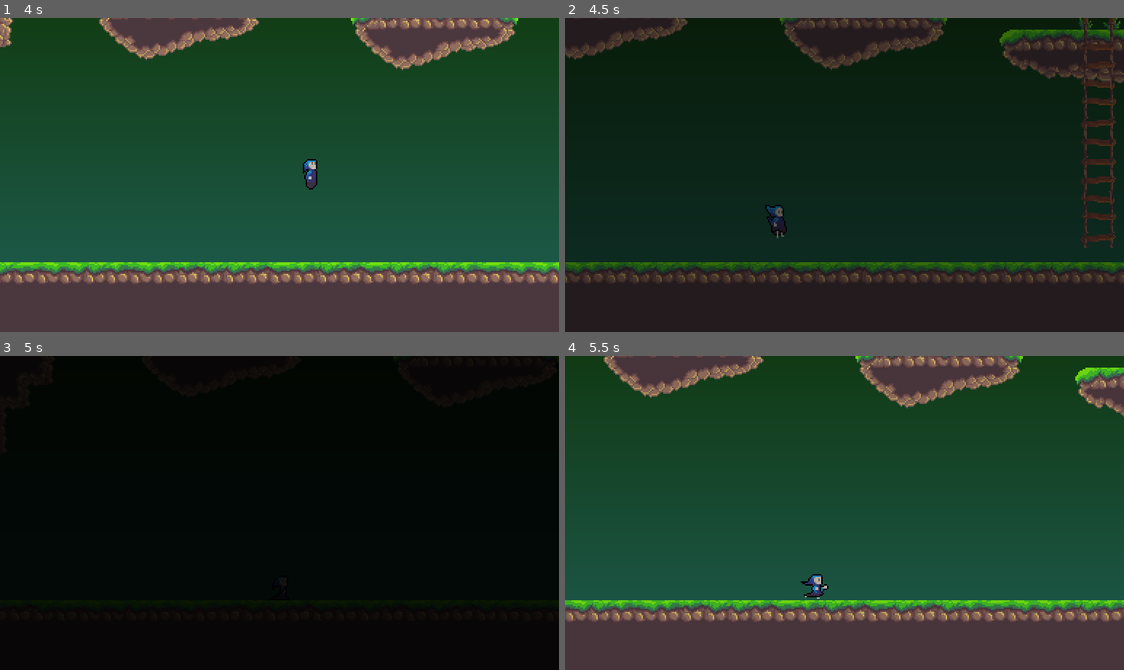
Above: before the commit, frames 1-4 (two rows, left to right).
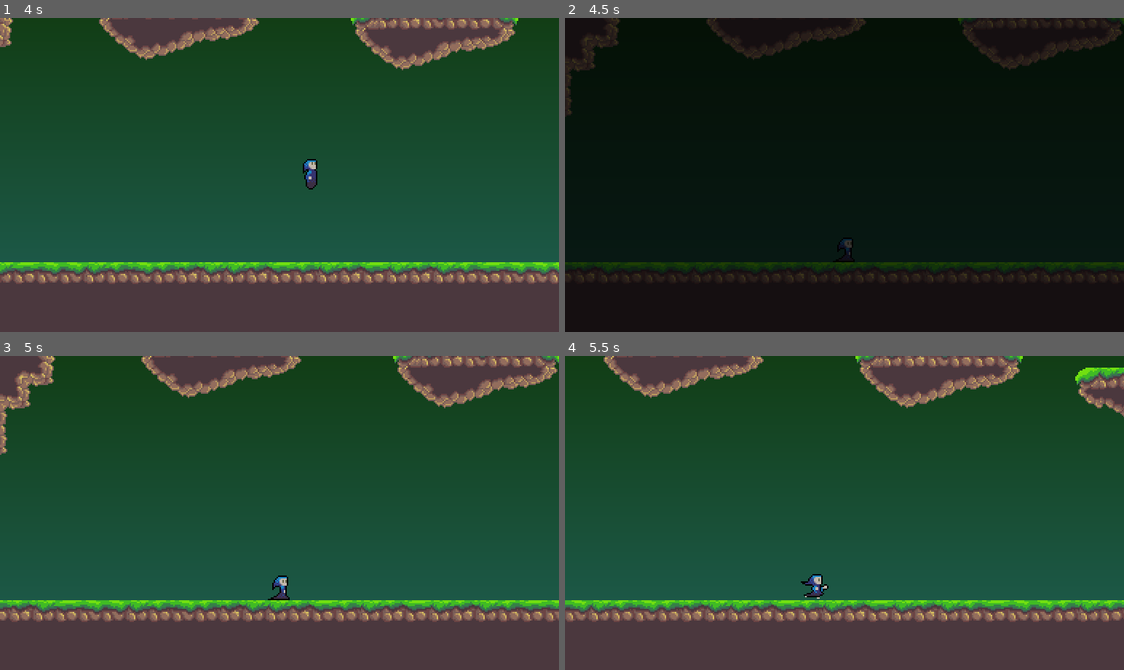
Above: after the commit, the same moments.

Repository: icherevatyi/GrimEdvard
Game: Godot game, scene res://src/components/Levels/Forest/Forest.tscn
The game is run twice, just before and just after one commit, with the same random seed, the same clock (stepped at 60 frames per second) and the same inputs.
Inputs (mouse positions are in pixels of both pictures, inside the frame that each line leads up to):
- Up to frame 1 (4 s): tap Enter (ui_accept) at 0.5 s; move the mouse to (402, 159) at 0.52 s; hold Right (ui_right) 0.53-1.25 s; click (402, 159) at 0.67 s; tap Space (jump) at 0.77, 3.77 s; drag from (167, 190) to (519, 127) at 1.27 s; move the mouse to (335, 105) at 2.02 s; hold Left (ui_left) 2.03-2.75 s; drag from (251, 237) to (111, 127) at 2.77 s; move the mouse to (447, 222) at 3.52 s; hold Right (ui_right) from 3.53 s (still down)
- Up to frame 2 (4.5 s): tap Escape (ui_cancel) at 4.15 s; release Right (ui_right) at 4.25 s; drag from (676, 127) to (760, 96) at 4.27 s
- Up to frame 3 (5 s): no input
- Up to frame 4 (5.5 s): move the mouse to (872, 513) at 5.02 s; hold Right (ui_right) from 5.03 s (still down); click (872, 513) at 5.17 s

Frame 1 is identical in both runs. In frame 2, 13% of the frame differs, in the area x 0-100%, y 0-85%; in frame 3, 100%, in the area x 0-100%, y 0-100%; in frame 4, less than 0.1%.

Commit message:
updated lvl transition, death screen

Diff:
--- a/project.godot
+++ b/project.godot
@@ -27,8 +27,10 @@
 [autoload]
 
 Global="*res://src/components/Global/Global.gd"
-LevelTransition="*res://src/components/Global/LevelTransition/LevelTransition.tscn"
-PauseScreen="*res://src/components/Global/PauseScreen/PauseScreen.tscn"
+LevelTransition="*res://src/components/Global/Helpers/LevelTransition.gd"
+PauseScreen="*res://src/components/Global/Helpers/PauseScreen.tscn"
+DeathScreen="*res://src/components/Global/Helpers/DeathScreen.tscn"
+Backdrop="*res://src/components/Global/Helpers/Backdrop.tscn"
 
 [debug]
 
--- a/src/components/Global/Global.gd
+++ b/src/components/Global/Global.gd
@@ -1,6 +1,7 @@
 extends Node
 
 onready var Player = preload("res://src/components/Player/Player.tscn")
+onready var is_player_dead = false
 
 onready var level_list = {
 	"Forest_start": "res://src/components/Levels/Forest/Forest.tscn",
--- /dev/null
+++ b/src/components/Global/Helpers/Backdrop.gd
@@ -0,0 +1,35 @@
+extends CanvasLayer
+
+onready var colorRect = $ColorRect
+onready var tween = $Tween
+
+var starting_color
+var ending_color
+var color_transparent = Color(0, 0, 0, 0)
+var color_black = Color(0, 0, 0, 1)
+var color_black_transparent = Color(0, 0, 0, 0.6)
+
+func _fade_in(color_from, color_faded, delay):
+	check_color(color_from, color_faded)
+	tween.interpolate_property(colorRect, "color", starting_color, ending_color, delay, Tween.TRANS_LINEAR, Tween.EASE_OUT)
+	tween.start()
+	yield(tween, "tween_completed")
+
+
+func _fade_out(color_faded, delay):
+	check_color(null, color_faded)
+	tween.interpolate_property(colorRect, "color", ending_color, color_transparent, delay, Tween.TRANS_LINEAR, Tween.EASE_OUT)
+	tween.start()
+	yield(tween, "tween_completed")
+
+
+func check_color(color_from, color_faded):
+	if color_from != null:
+		starting_color = color_from
+	else:
+		starting_color = color_transparent
+
+	if color_faded != null:
+		ending_color = color_faded
+	else:
+		ending_color = color_black
--- /dev/null
+++ b/src/components/Global/Helpers/Backdrop.tscn
@@ -0,0 +1,14 @@
+[gd_scene load_steps=2 format=2]
+
+[ext_resource path="res://src/components/Global/Helpers/Backdrop.gd" type="Script" id=1]
+
+[node name="Backdrop" type="CanvasLayer"]
+pause_mode = 2
+script = ExtResource( 1 )
+
+[node name="ColorRect" type="ColorRect" parent="."]
+anchor_right = 1.0
+anchor_bottom = 1.0
+color = Color( 0, 0, 0, 0 )
+
+[node name="Tween" type="Tween" parent="."]
--- /dev/null
+++ b/src/components/Global/Helpers/DeathScreen.gd
@@ -0,0 +1,20 @@
+extends CanvasLayer
+
+onready var tween = $Tween
+onready var control = $Control
+
+
+func show_deathscreen():
+	Backdrop._fade_in(null, Backdrop.color_black_transparent, 0.6)
+	tween.interpolate_property(control, "visible", false, true, 0.8, Tween.TRANS_LINEAR, Tween.EASE_OUT)
+	tween.start()
+	yield(tween, "tween_completed")
+	yield(get_tree().create_timer(1), "timeout")
+	tween.interpolate_property(control, "visible", true, false, 0.2, Tween.TRANS_LINEAR, Tween.EASE_OUT)
+	tween.start()
+	yield(tween, "tween_completed")
+	Backdrop._fade_in(Backdrop.color_black_transparent, null, 0.2)
+	yield(get_tree().create_timer(0.3), "timeout")
+	assert(get_tree().change_scene(Global.currentLvl) == OK)
+	yield(get_tree().create_timer(0.3), "timeout")
+	Backdrop._fade_out(null, 0.6)
--- /dev/null
+++ b/src/components/Global/Helpers/DeathScreen.tscn
@@ -0,0 +1,31 @@
+[gd_scene load_steps=3 format=2]
+
+[ext_resource path="res://src/components/Global/Helpers/DeathScreen.gd" type="Script" id=1]
+[ext_resource path="res://src/components/Global/Themes/GEPixelTheme.tres" type="Theme" id=2]
+
+[node name="DeathScreen" type="CanvasLayer"]
+pause_mode = 2
+layer = 2
+script = ExtResource( 1 )
+
+[node name="Control" type="Control" parent="."]
+visible = false
+anchor_right = 1.0
+anchor_bottom = 1.0
+theme = ExtResource( 2 )
+
+[node name="Died" type="Label" parent="Control"]
+anchor_left = 0.5
+anchor_top = 0.5
+anchor_right = 0.5
+anchor_bottom = 0.5
+margin_left = -128.0
+margin_top = -40.0
+margin_right = 128.0
+margin_bottom = 6.0
+text = "You DIED!"
+align = 1
+valign = 1
+uppercase = true
+
+[node name="Tween" type="Tween" parent="."]
--- /dev/null
+++ b/src/components/Global/Helpers/LevelTransition.gd
@@ -0,0 +1,7 @@
+extends Node
+
+
+func _load_lvl(color_from, color_faded, next_lvl):
+	Backdrop._fade_in(null, null, 0.6)
+	assert(get_tree().change_scene(next_lvl) == OK)
+	Backdrop._fade_out(null, 0.6)
--- /dev/null
+++ b/src/components/Global/Helpers/PauseScreen.gd
@@ -0,0 +1,35 @@
+extends CanvasLayer
+
+
+var menu_backdrop = Color(0, 0, 0, 0.4)
+
+
+func pause_toggle():
+	if Global.is_player_dead == false:
+		if get_tree().paused == false:
+			Backdrop._fade_in(null, menu_backdrop, 0.1)
+			$Control.visible = !$Control.visible
+		else:
+			$Control.visible = !$Control.visible
+			Backdrop._fade_out(menu_backdrop, 0.1)
+		get_tree().paused = !get_tree().paused
+	else:
+		$Control.visible = !$Control.visible
+
+
+func _input(event):
+	if event.is_action_pressed("ui_cancel"):
+		pause_toggle()
+
+func _on_NewGame_pressed():
+	pause_toggle()
+	Global.prevLvl = null
+	LevelTransition._load_lvl(null, menu_backdrop, Global.newGameLvl)
+
+func _on_Restart_pressed():
+	pause_toggle()
+	Global.prevLvl = null
+	LevelTransition._load_lvl(null, menu_backdrop, Global.currentLvl)
+
+func _on_Quit_pressed():
+	get_tree().quit()
--- a/src/components/Global/PauseScreen/PauseScreen.tscn
+++ b/src/components/Global/Helpers/PauseScreen.tscn
@@ -1,10 +1,11 @@
 [gd_scene load_steps=3 format=2]
 
-[ext_resource path="res://src/components/Global/PauseScreen/PauseScreen.gd" type="Script" id=1]
+[ext_resource path="res://src/components/Global/Helpers/PauseScreen.gd" type="Script" id=1]
 [ext_resource path="res://src/components/Global/Themes/GEPixelTheme.tres" type="Theme" id=2]
 
 [node name="PauseScreen" type="CanvasLayer"]
 pause_mode = 2
+layer = 4
 script = ExtResource( 1 )
 
 [node name="Control" type="Control" parent="."]
@@ -12,11 +13,6 @@
 anchor_right = 1.0
 anchor_bottom = 1.0
 theme = ExtResource( 2 )
-
-[node name="Backdrop" type="ColorRect" parent="Control"]
-anchor_right = 1.0
-anchor_bottom = 1.0
-color = Color( 0, 0, 0, 0.337255 )
 
 [node name="VBoxContainer" type="VBoxContainer" parent="Control"]
 anchor_bottom = 1.0
@@ -48,7 +44,6 @@
 action_mode = 0
 text = "Quit to Desktop"
 underline = 2
-
 [connection signal="pressed" from="Control/VBoxContainer/NewGame" to="." method="_on_NewGame_pressed"]
 [connection signal="pressed" from="Control/VBoxContainer/RestartLvl" to="." method="_on_Restart_pressed"]
 [connection signal="pressed" from="Control/VBoxContainer/Quit" to="." method="_on_Quit_pressed"]
--- a/src/components/Global/LevelTransition/LevelTransition.gd
+++ /dev/null
@@ -1,35 +0,0 @@
-extends CanvasLayer
-
-onready var animation_player = $AnimationPlayer
-onready var colorRect = $ColorRect
-onready var tween = $Tween
-
-var starting_color
-var color_transparent = Color(0, 0, 0, 0)
-var color_black = Color(0, 0, 0, 1)
-var color_death = Color(89,7, 21, 0.6)
-
-var delay = 0.6
-
-func _load_lvl(next_lvl, color):
-	check_color(color)
-	tween.interpolate_property(colorRect, "color", starting_color, color_black, delay, Tween.TRANS_LINEAR, Tween.EASE_IN)
-	tween.start()
-	yield(tween, "tween_completed")
-	assert(get_tree().change_scene(next_lvl) == OK)
-	tween.interpolate_property(colorRect, "color", color_black, color_transparent, delay, Tween.TRANS_LINEAR, Tween.EASE_OUT)
-	tween.start()
-
-func _death_screen():
-	tween.interpolate_property(colorRect, "color", starting_color, color_death, 1, Tween.TRANS_LINEAR, Tween.EASE_IN)
-	tween.start()
-	yield(tween, "tween_completed")
-	assert(get_tree().change_scene(Global.currentLvl) == OK)
-	tween.interpolate_property(colorRect, "color", color_death, color_transparent, delay, Tween.TRANS_LINEAR, Tween.EASE_OUT)
-	tween.start()
-
-func check_color(color):
-	if color != null:
-		starting_color = color
-	else:
-		starting_color = color_transparent
--- a/src/components/Global/LevelTransition/LevelTransition.tscn
+++ /dev/null
@@ -1,31 +0,0 @@
-[gd_scene load_steps=3 format=2]
-
-[ext_resource path="res://src/components/Global/LevelTransition/LevelTransition.gd" type="Script" id=1]
-
-[sub_resource type="Animation" id=1]
-resource_name = "fade"
-tracks/0/type = "value"
-tracks/0/path = NodePath("ColorRect:color")
-tracks/0/interp = 1
-tracks/0/loop_wrap = true
-tracks/0/imported = false
-tracks/0/enabled = true
-tracks/0/keys = {
-"times": PoolRealArray( 0, 1 ),
-"transitions": PoolRealArray( 1, 1 ),
-"update": 0,
-"values": [ Color( 0, 0, 0, 0 ), Color( 0, 0, 0, 1 ) ]
-}
-
-[node name="LevelTransition" type="CanvasLayer"]
-script = ExtResource( 1 )
-
-[node name="ColorRect" type="ColorRect" parent="."]
-anchor_right = 1.0
-anchor_bottom = 1.0
-color = Color( 0, 0, 0, 0 )
-
-[node name="AnimationPlayer" type="AnimationPlayer" parent="."]
-anims/fade = SubResource( 1 )
-
-[node name="Tween" type="Tween" parent="."]
--- a/src/components/Global/PauseScreen/PauseScreen.gd
+++ /dev/null
@@ -1,26 +0,0 @@
-extends CanvasLayer
-
-var is_paused = false
-
-onready var transition_color = $Control/Backdrop.color
-
-func pause_toggle():
-	$Control.visible = !$Control.visible
-	get_tree().paused = !get_tree().paused
-
-func _input(event):
-	if event.is_action_pressed("ui_cancel"):
-		pause_toggle()
-
-func _on_NewGame_pressed():
-	pause_toggle()
-	Global.prevLvl = null
-	LevelTransition._load_lvl(Global.newGameLvl, transition_color)
-
-func _on_Restart_pressed():
-	pause_toggle()
-	Global.prevLvl = null
-	LevelTransition._load_lvl(Global.currentLvl, transition_color)
-
-func _on_Quit_pressed():
-	get_tree().quit()
--- a/src/components/Levels/Brownville/Brownville.gd
+++ b/src/components/Levels/Brownville/Brownville.gd
@@ -18,4 +18,4 @@
 
 func _on_To_Forest_body_entered(body):
 	if body.name == "Player":
-		LevelTransition._load_lvl(Global.level_list.Forest_start, null)
+		LevelTransition._load_lvl(null, null, Global.level_list.Forest_start)
--- a/src/components/Levels/Forest/Forest.gd
+++ b/src/components/Levels/Forest/Forest.gd
@@ -25,7 +25,7 @@
 
 func _on_To_next_body_entered(body):
 	if body.name == "Player":
-		LevelTransition._load_lvl(next_lvl, null)
+		LevelTransition._load_lvl(null, null, next_lvl)
 
 func _on_Area2D_body_entered(body):
 	if body.name == "Player":
--- a/src/components/Levels/Forest/Forest.tscn
+++ b/src/components/Levels/Forest/Forest.tscn
@@ -67,6 +67,7 @@
 script = ExtResource( 1 )
 
 [node name="TempModels" type="Node" parent="."]
+editor/display_folded = true
 
 [node name="BackgroundGradient" type="Sprite" parent="TempModels"]
 position = Vector2( -528, 368 )
--- a/src/components/Player/Player.gd
+++ b/src/components/Player/Player.gd
@@ -34,7 +34,7 @@
 func check_living_status():
 	if position.y > $Camera.limit_bottom + 20:
 		is_dead = true
-		#get_tree().change_scene(Global.currentLvl)
+		Global.is_player_dead = true
 
 func apply_gravity(delta):
 	if is_climbing == false:
--- a/src/components/Player/PlayerStateMachine.gd
+++ b/src/components/Player/PlayerStateMachine.gd
@@ -95,7 +95,7 @@
 		states.hang:
 			parent.anim_player.stop()
 		states.dead:
-			LevelTransition._death_screen()
+			DeathScreen.show_deathscreen()
 	pass
 
 func _exit_state(old_state, new_state):
